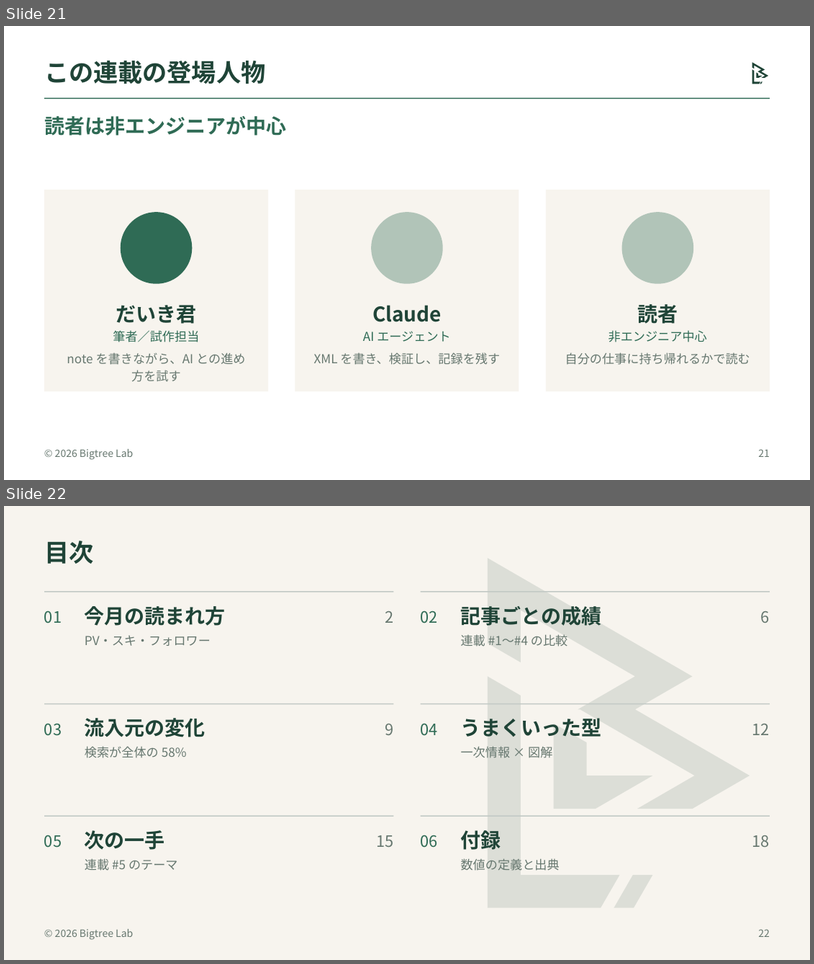
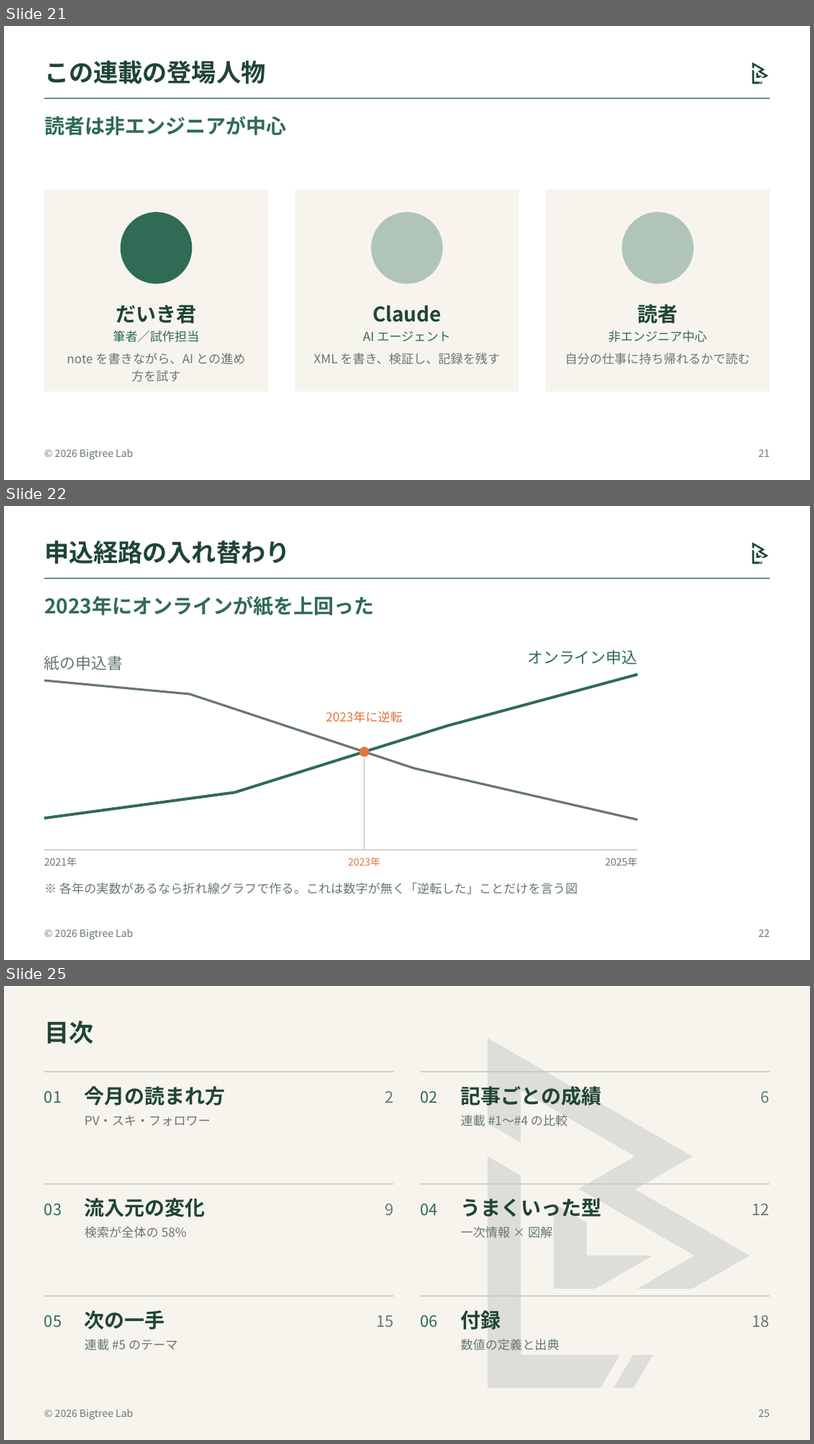
Before and after one commit to bigtree1984/office_3_apps_with_claude, a slide deck: bigtree/samples/bigtree_lab_organisms.pptx. Shown one above the other, each under a label of ours: slides 21 and 22 before the commit, slides 21, 22 and 25 after it; the slides between them are not shown. The pictures are 814x964 and 814x1444 pixels, drawn with LibreOffice and Linux fonts; fonts in the diff are those of the drawing. Boxes give left, top, right and bottom in pixels: in the first picture for what was removed or moved away, otherwise in the second. Text is boxed around its words. In the diff, an @@ line names an element or a change of style, - is before the commit and + after.

```diff
--- a/bigtree/samples/bigtree_lab_organisms.pptx
+++ b/bigtree/samples/bigtree_lab_organisms.pptx
@@ slide 22 added at (4, 506, 810, 960), background #FFFFFF; not listed: 3 template elements that a slide beside it also shows @@
@@ title added at (44, 541, 291, 564), 22 pt, text #1F4437, bold @@
+申込経路の入れ替わり
@@ text added at (44, 596, 374, 615), 18 pt, text #2F6B55, bold @@
+2023年にオンラインが紙を上回った
@@ group added at (44, 649, 638, 894): 7 texts, 2 rectangles, 2 freeform shapes, 1 ellipse @@
+2023年に逆転
+紙の申込書
+オンライン申込
+2021年
+2023年
+2025年
+※ 各年の実数があるなら折れ線グラフで作る。これは数字が無く「逆転した」ことだけを言う図
@@ page number added at (759, 929, 770, 937), 9 pt, text #66776F @@
+22
@@ what was slide 22 is now slide 25 @@
@@ page number at (759, 1409, 770, 1417): text changed @@
-22
+25
```
Also in this commit, not shown: 2 other slides added, 13 other files.
